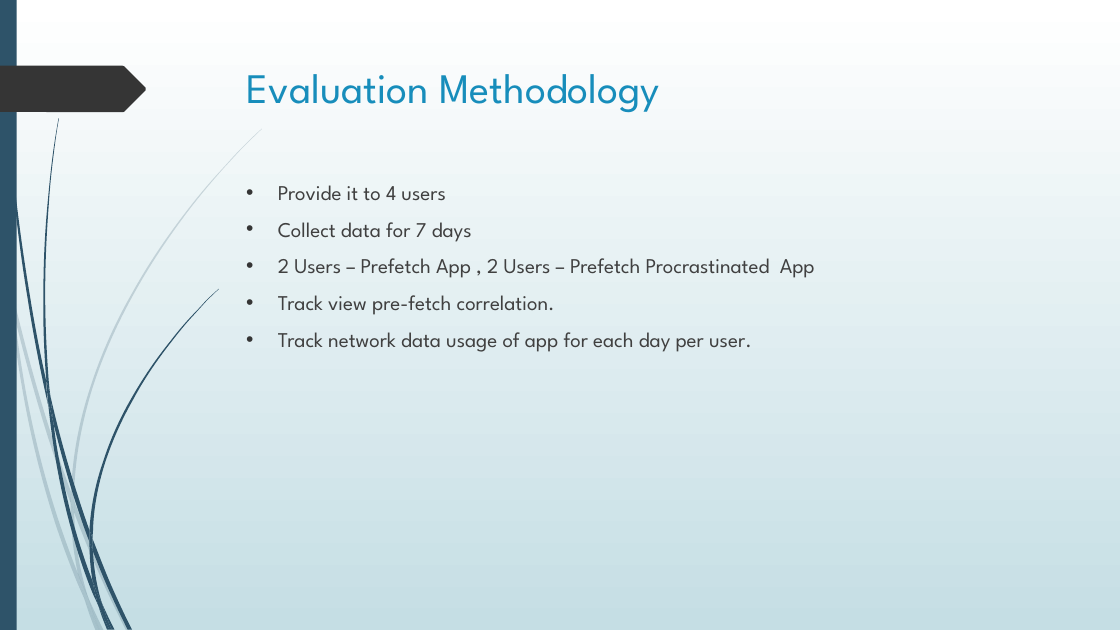
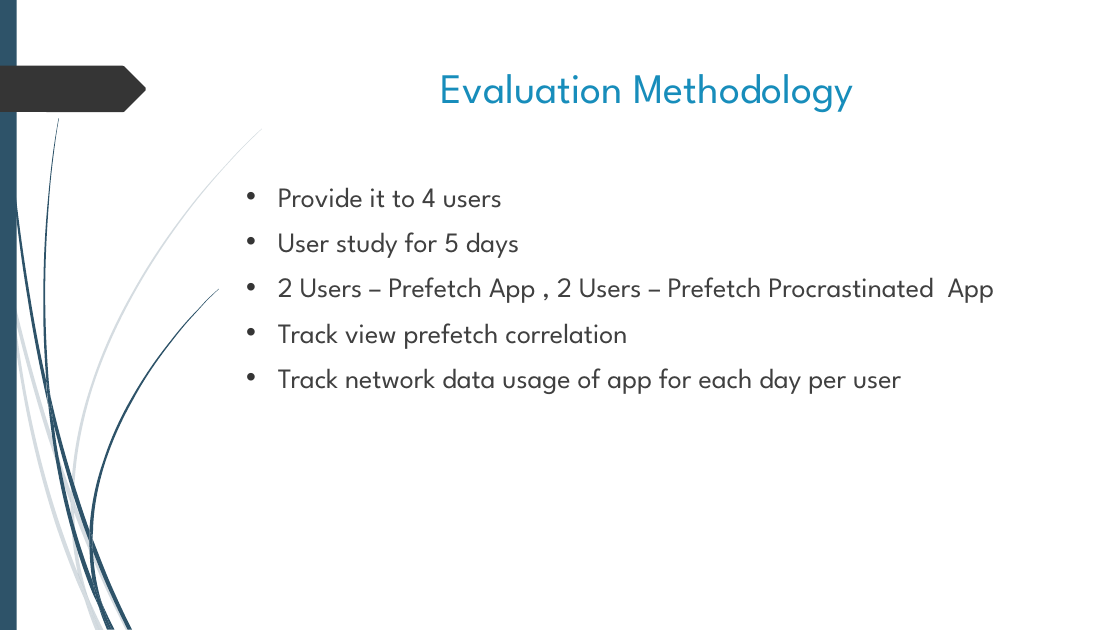
Before and after one commit to shahamish150294/PrefetchProcrastinatorAndroid, a slide deck: slide 10 of Prefetch Procrastinator Final Presentation.pptx (slide 16 before the commit). Drawn at 1120x630 pixels with LibreOffice and Linux fonts; fonts in the diff are those of the drawing. Boxes give left, top, right and bottom in pixels: in the first picture for what was removed or moved away, otherwise in the second. Text is boxed around its words. In the diff, an @@ line names an element or a change of style, - is before the commit and + after.

```diff
--- a/Prefetch Procrastinator Final Presentation.pptx
+++ b/Prefetch Procrastinator Final Presentation.pptx
@@ background gradient #FFFFFF to #C5DEE5 to #FFFFFF @@
@@ title "Evaluation Methodology" at (441, 74, 854, 113): alignment left to centre @@
@@ text at (278, 187, 994, 303): size 18 to 24 pt in "Provide it to 4 users", "2 Users – Prefetch App , 2 ..." @@
@@ text at (278, 232, 519, 258): text changed; size 18 to 24 pt @@
-• Collect data for 7 days
+• User study for 5 days
@@ text at (278, 323, 901, 394): text changed; size 18 to 24 pt @@
-• Track view pre-fetch correlation.
-• Track network data usage of app for each day per user.
+• Track view prefetch correlation
+• Track network data usage of app for each day per user
```
Also in this commit, not shown: 14 other slides changed, 6 slides removed.
